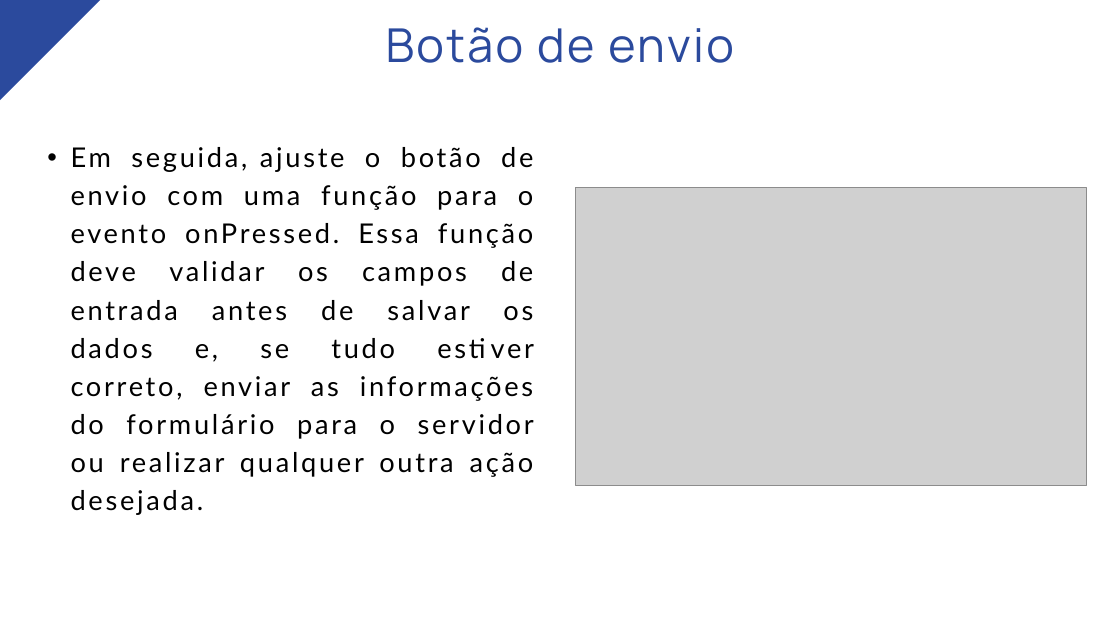
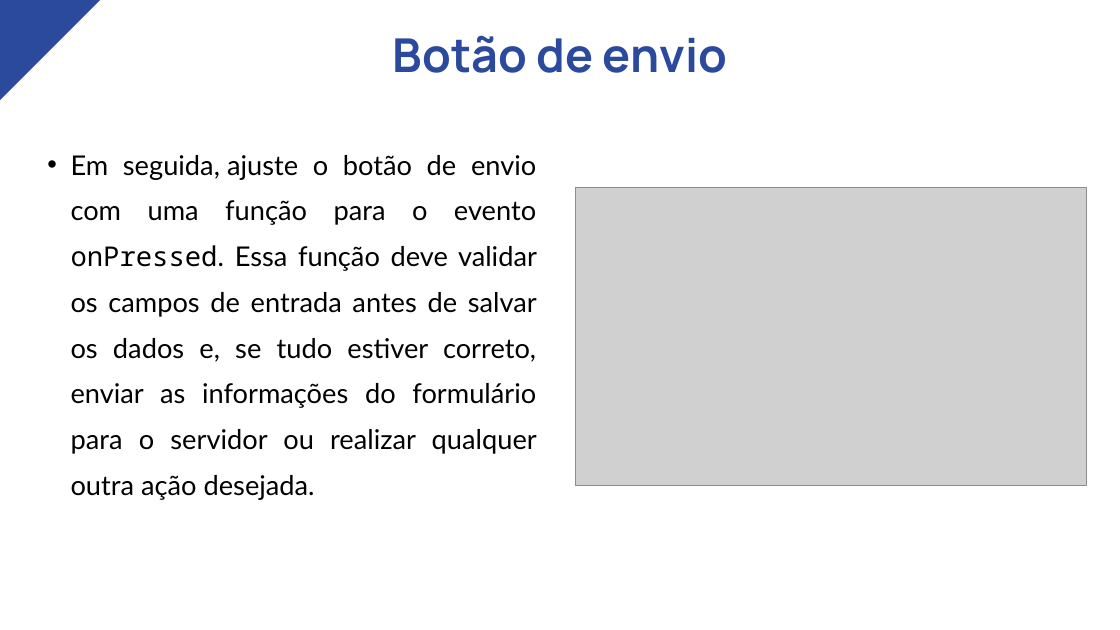
Before and after one commit to nataliascosta/Flutter, a slide deck: slide 8 of Módulo 08 - Formulários/Módulo VIII - Formulários.pptx. Drawn at 1120x630 pixels with LibreOffice and Linux fonts; fonts in the diff are those of the drawing; grey boxes stand for pictures. Boxes give left, top, right and bottom in pixels: in the first picture for what was removed or moved away, otherwise in the second. Text is boxed around its words. In the diff, an @@ line names an element or a change of style, - is before the commit and + after.

```diff
--- a/Módulo 08 - Formulários/Módulo VIII - Formulários.pptx
+++ b/Módulo 08 - Formulários/Módulo VIII - Formulários.pptx
@@ text "Botão de envio" at (393, 35, 727, 73): letter spacing 3 to 0 pt, bold on; line spacing 63pt to 1.05 @@
@@ text "Em seguida, ajuste o botão ..." at (71, 155, 537, 500): font Lato to Noto Sans Mono in "onPressed."; letter spacing 3.5 to 0 pt; line spacing 49pt to 1.4 @@
```
Also in this commit, not shown: 11 other slides changed, 2 other files.
